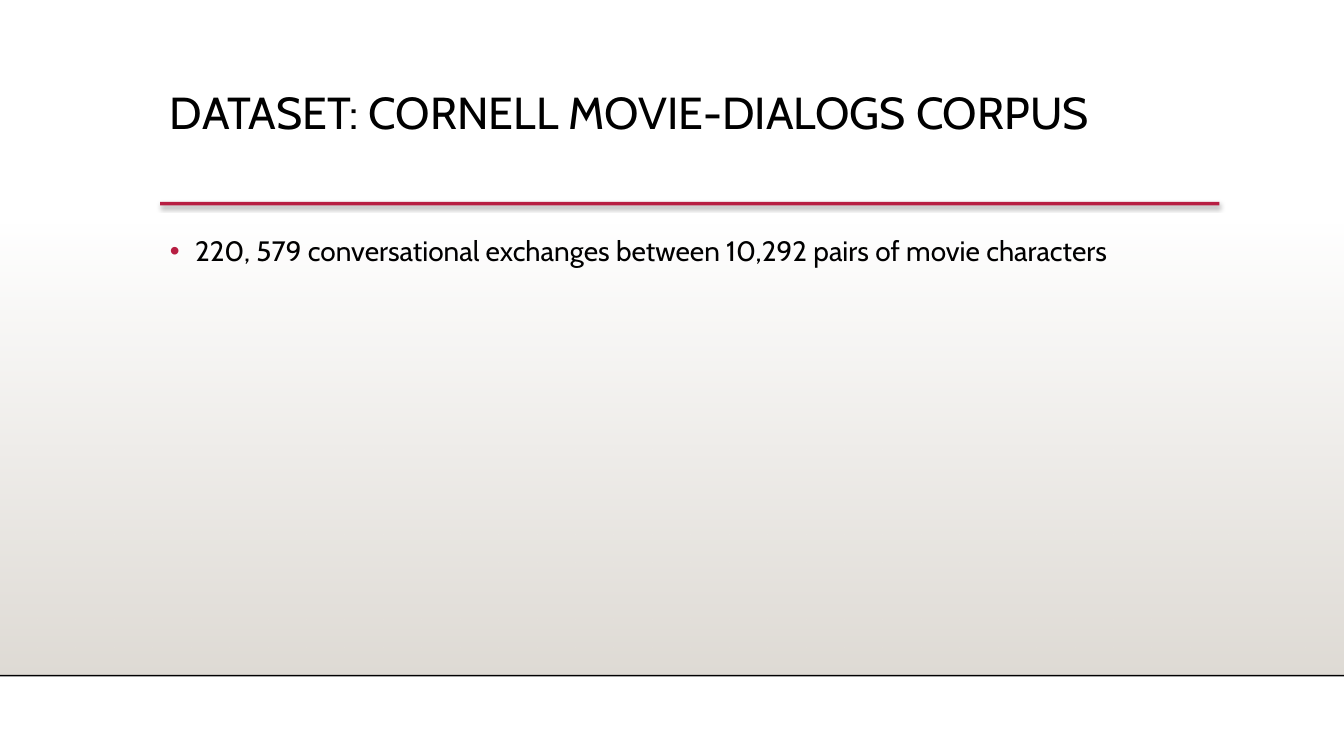
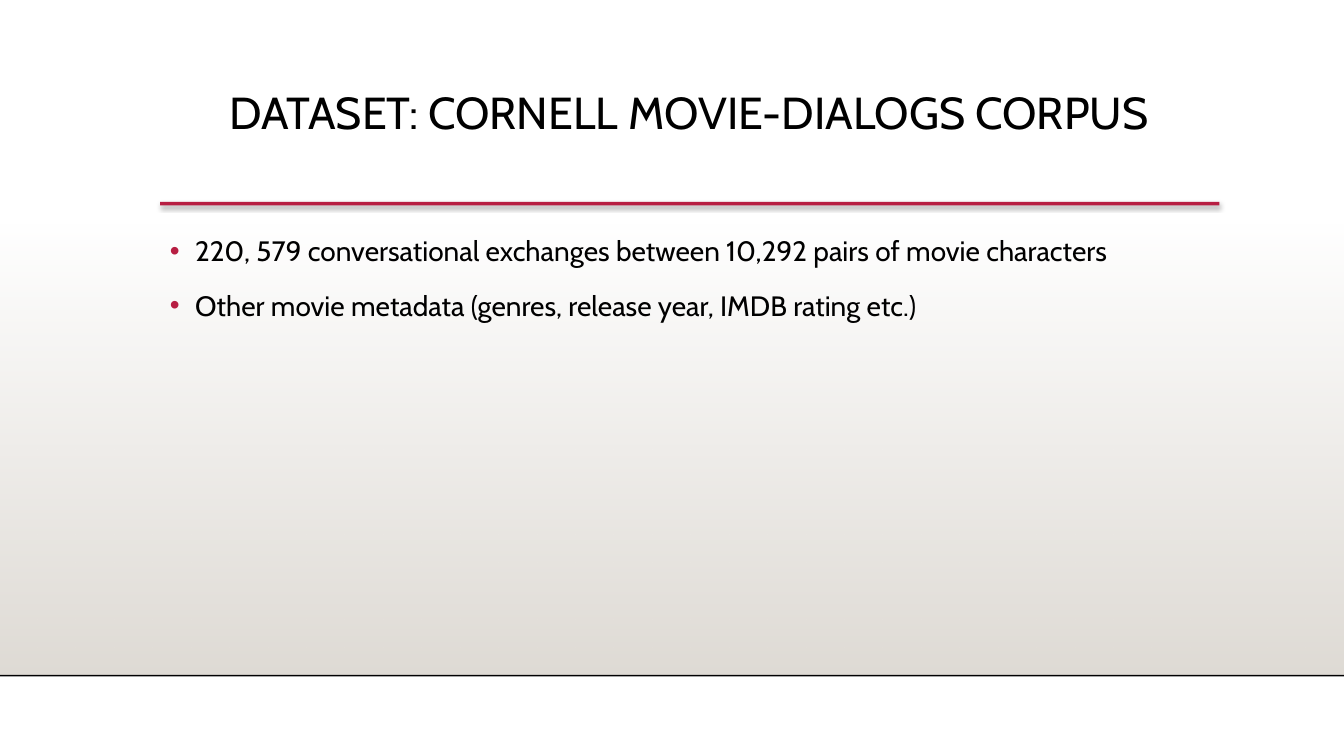
Before and after one commit to dghazvini/AI-Chatbot, a slide deck: slide 2 of Presentation.pptx. Drawn at 1344x756 pixels with LibreOffice and Linux fonts; fonts in the diff are those of the drawing; background and template pictures are left out. Boxes give left, top, right and bottom in pixels: in the first picture for what was removed or moved away, otherwise in the second. Text is boxed around its words. In the diff, an @@ line names an element or a change of style, - is before the commit and + after.

```diff
--- a/Presentation.pptx
+++ b/Presentation.pptx
@@ text "DATASET: CORNELL MOVIE-DIALOGS CORPUS" at [230,97,1149,130]: alignment left to centre @@
@@ text at [195,295,916,322]: paragraph added @@
+• Other movie metadata (genres, release year, IMDB rating etc.)
```
Also in this commit, not shown: 3 other slides changed.
